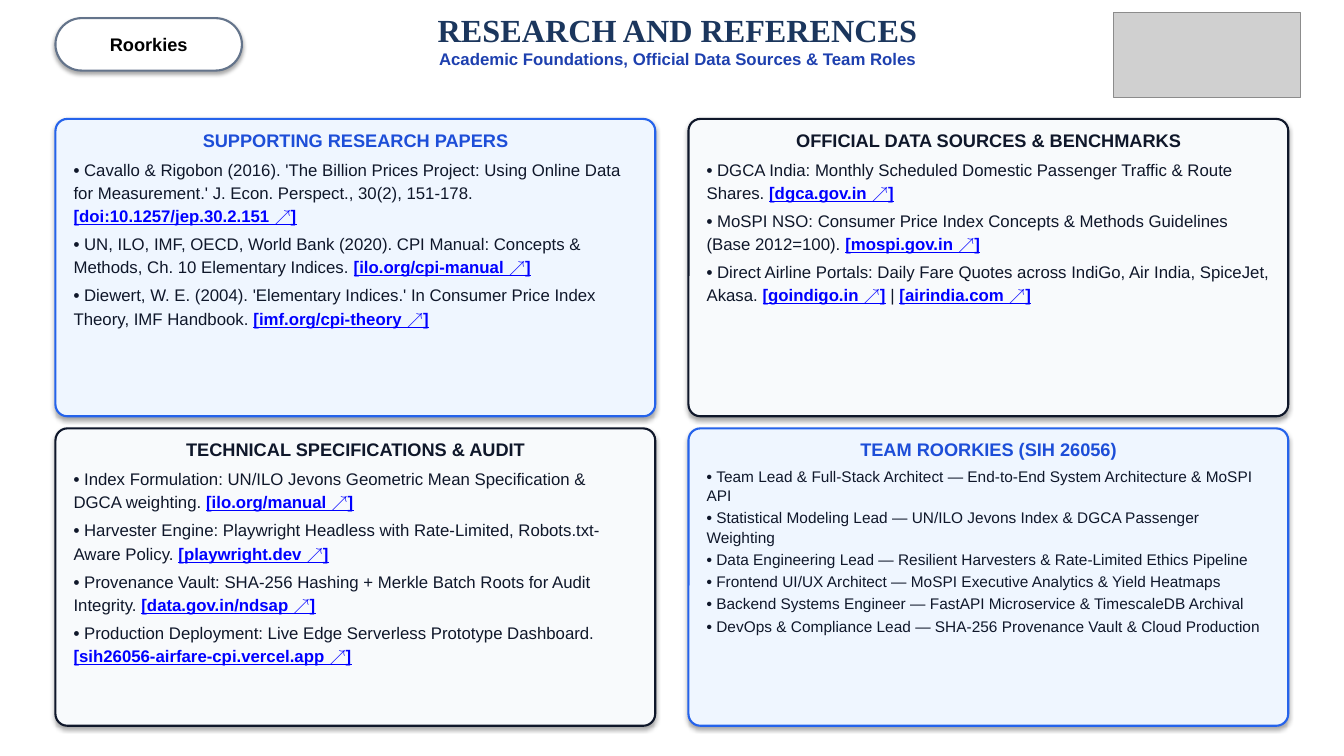
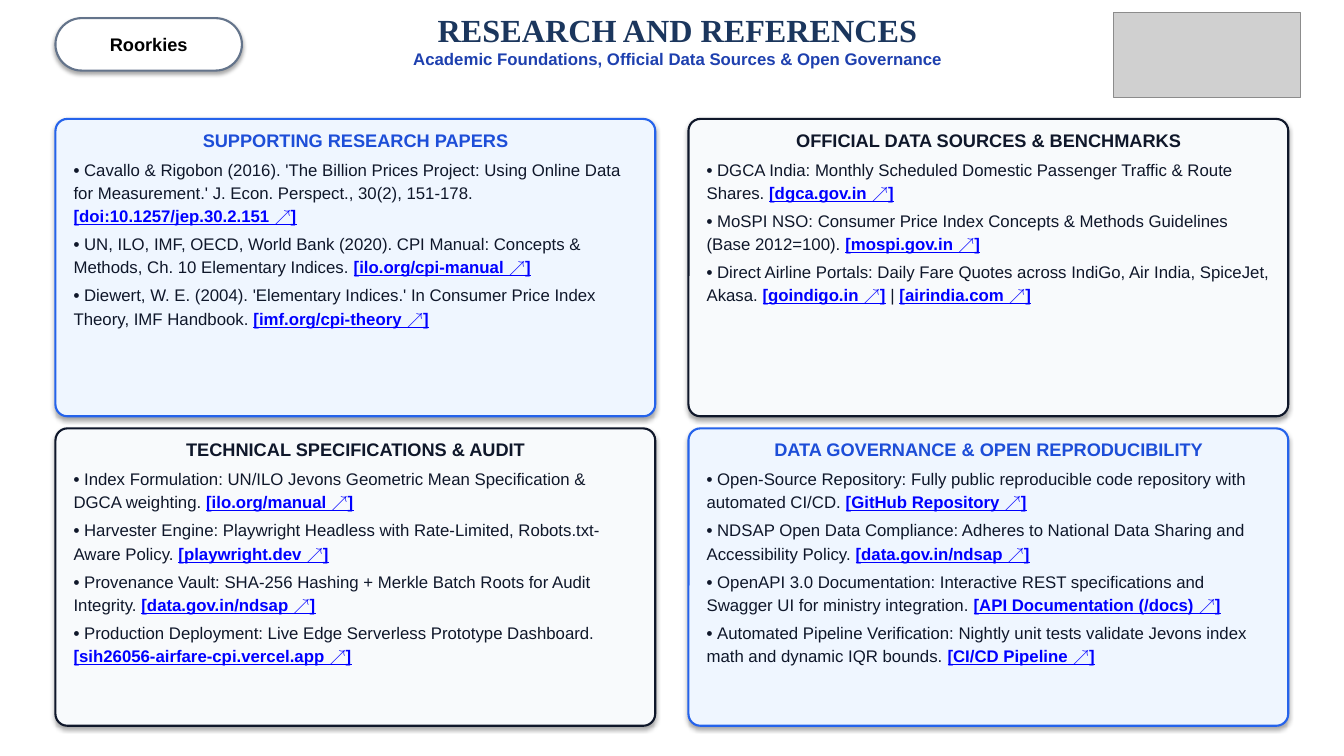
Before and after one commit to oshshivish-tech/sih26056_airfare_cpi, a slide deck: slide 6 of public/AirIntel_India_SIH26056_Presentation.pptx. Drawn at 1344x756 pixels with LibreOffice and Linux fonts; fonts in the diff are those of the drawing; grey boxes stand for pictures. Boxes give left, top, right and bottom in pixels: in the first picture for what was removed or moved away, otherwise in the second. Text is boxed around its words. In the diff, an @@ line names an element or a change of style, - is before the commit and + after.

Commit message:
feat(template): strict SIH 2026 template compliance for Slides 2, 4, 5, 6

```diff
--- a/public/AirIntel_India_SIH26056_Presentation.pptx
+++ b/public/AirIntel_India_SIH26056_Presentation.pptx
@@ text at <box>413,53,942,69</box>: text changed @@
-Academic Foundations, Official Data Sources & Team Roles
+Academic Foundations, Official Data Sources & Open Governance
@@ text at <box>707,443,1246,666</box>: text changed; size 11 to 12 pt @@
-TEAM ROORKIES (SIH 26056)
-• Team Lead & Full-Stack Architect — End-to-End System Architecture & MoSPI API
-• Statistical Modeling Lead — UN/ILO Jevons Index & DGCA Passenger Weighting
-• Data Engineering Lead — Resilient Harvesters & Rate-Limited Ethics Pipeline
-• Frontend UI/UX Architect — MoSPI Executive Analytics & Yield Heatmaps
-• Backend Systems Engineer — FastAPI Microservice & TimescaleDB Archival
-• DevOps & Compliance Lead — SHA-256 Provenance Vault & Cloud Production
+DATA GOVERNANCE & OPEN REPRODUCIBILITY
+• Open-Source Repository: Fully public reproducible code repository with automated CI/CD. [GitHub Repository ↗]
+• NDSAP Open Data Compliance: Adheres to National Data Sharing and Accessibility Policy. [data.gov.in/ndsap ↗]
+• OpenAPI 3.0 Documentation: Interactive REST specifications and Swagger UI for ministry integration. [API Documentation (/docs) ↗]
+• Automated Pipeline Verification: Nightly unit tests validate Jevons index math and dynamic IQR bounds. [CI/CD Pipeline ↗]
```
Also in this commit, not shown: 3 other slides changed, 6 other files.
